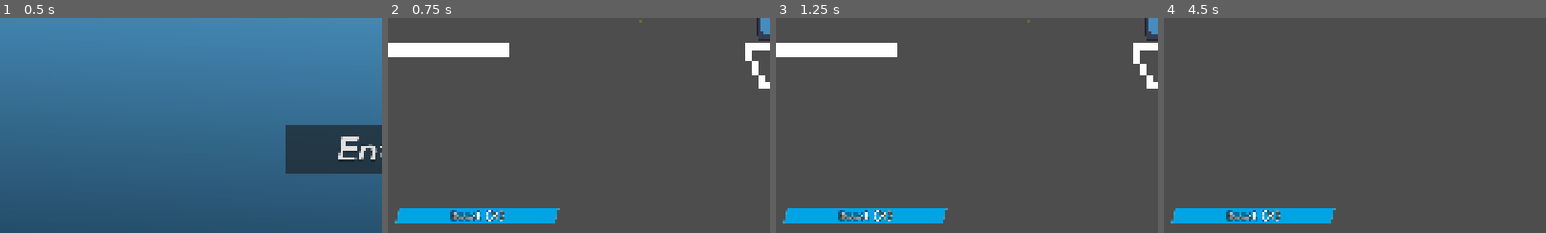
Above: before the commit, frames 1-4 (left to right).
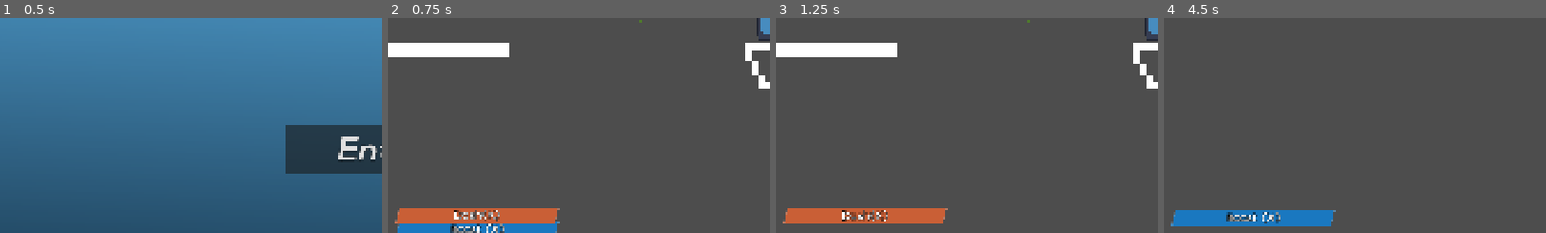
Above: after the commit, the same moments.

Repository: tjr5555/Uncaged
Game: Godot game, scene res://scenes/main_menu.tscn
The game is run twice, just before and just after one commit, with the same random seed, the same clock (stepped at 60 frames per second) and the same inputs. The engine's default icon, where the game draws it, is replaced by a stand-in: a white triangle on a blue panel in a dark square.
Inputs (mouse positions are % of the whole screen's width and height, from its top left):
- Up to frame 1 (0.5 s): no input
- Up to frame 2 (0.75 s): click "Enter" at 0.5 s
- Up to frame 3 (1.25 s): no input
- Up to frame 4 (4.5 s): tap Enter at 1.25 s; move the mouse to (72, 45) at 1.27 s; hold Right (ui_right) 1.28-2 s; hold C (augment) 1.28-2 s; tap E (Dash) at 1.35, 3.05 s; click (72, 45) at 1.42 s; tap Space (ui_accept) at 1.52, 1.82 s; drag from (30, 55) to (8, 51) at 2.02 s; tap C (augment) at 2.75 s; move the mouse to (60, 28) at 2.77 s; hold Left (ui_left) 2.78-3.5 s; tap G (toggle_fly) at 2.85 s; click "Flight Speed Price: 100" at 3.5 s; click "Back" at 4.25 s
The pictures show only the part of the screen within x 0-50%, y 50-100%; the shares and areas given below are measured in that part.

Frame 1 is identical in both runs. In frame 2, 4.8% of the frame differs, in the area x 1-45%, y 88-100%; in frame 3, 3.0%; in frame 4, 3.5%.

Commit message:
10/26 commit

Diff:
--- a/scenes/shop_1.tscn
+++ b/scenes/shop_1.tscn
@@ -1,6 +1,6 @@
 [gd_scene format=3 uid="uid://c7a3i1188tjny"]
 
-[ext_resource type="Script" uid="uid://glwsi83k70dk" path="res://shop_1.gd" id="1_vr6tn"]
+[ext_resource type="Script" uid="uid://glwsi83k70dk" path="res://scripts/shop_1.gd" id="1_vr6tn"]
 [ext_resource type="FontFile" uid="uid://31a0pllxp1ya" path="res://fonts/Play/Play-Bold.ttf" id="2_cyb0u"]
 [ext_resource type="AudioStream" uid="uid://dkxucyotn1yhl" path="res://audio/freesoundeffects-button-click-289742.mp3" id="2_qu5gy"]
 [ext_resource type="AudioStream" uid="uid://ir3c4ch6ieih" path="res://audio/denielcz-immersivecontrol-button-click-sound-463065.mp3" id="2_wfx2d"]
--- a/scenes/shopkeeper.tscn
+++ b/scenes/shopkeeper.tscn
@@ -1,7 +1,7 @@
 [gd_scene format=3 uid="uid://blorw4562ivr"]
 
 [ext_resource type="Texture2D" uid="uid://tcenjagh32p2" path="res://sprites/icon.svg" id="1_gbpxa"]
-[ext_resource type="Script" uid="uid://caoiwv2d3kqvr" path="res://scenes/shopkeeper.gd" id="1_y54bd"]
+[ext_resource type="Script" uid="uid://caoiwv2d3kqvr" path="res://scripts/shopkeeper.gd" id="1_y54bd"]
 
 [sub_resource type="RectangleShape2D" id="RectangleShape2D_rggdb"]
 size = Vector2(512, 320)
--- a/scenes/ui.tscn
+++ b/scenes/ui.tscn
@@ -8,8 +8,12 @@
 bg_color = Color(0.86898494, 0.86898494, 0.8689847, 1)
 skew = Vector2(0.25, 0)
 
+[sub_resource type="StyleBoxFlat" id="StyleBoxFlat_yev5y"]
+bg_color = Color(0.10149247, 0.47206843, 0.7529994, 1)
+skew = Vector2(0.25, 0)
+
 [sub_resource type="StyleBoxFlat" id="StyleBoxFlat_tipki"]
-bg_color = Color(0, 0.64006704, 0.895132, 1)
+bg_color = Color(0.7900338, 0.37471694, 0.21372142, 1)
 skew = Vector2(0.25, 0)
 
 [node name="UI" type="CanvasLayer" unique_id=391863151]
@@ -31,19 +35,37 @@
 custom_minimum_size = Vector2(400, 40)
 layout_mode = 2
 theme_override_styles/background = SubResource("StyleBoxFlat_85g3d")
-theme_override_styles/fill = SubResource("StyleBoxFlat_tipki")
+theme_override_styles/fill = SubResource("StyleBoxFlat_yev5y")
 value = 100.0
 show_percentage = false
 
 [node name="Label" type="Label" parent="MarginContainer/BoostBar" unique_id=752619645]
 layout_mode = 0
-offset_top = 1.0
 offset_right = 400.0
-offset_bottom = 39.0
+offset_bottom = 38.0
 theme_override_constants/outline_size = 5
 theme_override_fonts/font = ExtResource("2_x4jx1")
 theme_override_font_sizes/font_size = 29
 text = "Boost (X)"
+horizontal_alignment = 1
+vertical_alignment = 2
+
+[node name="DashBar" type="ProgressBar" parent="MarginContainer" unique_id=913566755]
+custom_minimum_size = Vector2(400, 40)
+layout_mode = 2
+theme_override_styles/background = SubResource("StyleBoxFlat_85g3d")
+theme_override_styles/fill = SubResource("StyleBoxFlat_tipki")
+value = 100.0
+show_percentage = false
+
+[node name="Label" type="Label" parent="MarginContainer/DashBar" unique_id=994914515]
+layout_mode = 0
+offset_right = 400.0
+offset_bottom = 38.0
+theme_override_constants/outline_size = 5
+theme_override_fonts/font = ExtResource("2_x4jx1")
+theme_override_font_sizes/font_size = 29
+text = "Dash(X)"
 horizontal_alignment = 1
 vertical_alignment = 2
 
--- a/scripts/balloon.gd
+++ b/scripts/balloon.gd
@@ -45,5 +45,5 @@
 		$AudioStreamPlayer2D.play()
 		Global.total_coins += coin_value
 		print(str(Global.total_coins))
-		player.dashes += 1
-		print(str(player.dashes))
+		Global.dashes += 1
+		print(str(Global.dashes))
--- a/scripts/global.gd
+++ b/scripts/global.gd
@@ -1,6 +1,11 @@
 extends Node
 
+enum Mode { GROUND, FLY }
+
+var mode: Mode = Mode.GROUND
 
 var total_coins = 0
 var base_flight_speed: int = 800.0
 var flight_shop_price: float = 100.0
+var max_dashes: int = 2
+var dashes: int = 2
--- a/scripts/player.gd
+++ b/scripts/player.gd
@@ -1,6 +1,4 @@
 extends CharacterBody2D
-
-enum Mode { GROUND, FLY }
 
 signal boost_changed(current: float, maximum: float)
 
@@ -94,10 +92,7 @@
 @onready var camera: Camera2D = get_node_or_null("Camera")
 @onready var base_zoom: Vector2 = camera.zoom if camera else Vector2.ONE
 
-var mode: Mode = Mode.GROUND
-
 var flaps = 1
-var dashes = 2
 var current_dir = 1
 
 var coyote_timer: float = 0.0
@@ -140,23 +135,23 @@
 
 func _physics_process(delta: float) -> void:
 	if Input.is_action_just_pressed("toggle_fly"):
-		_set_mode(Mode.GROUND if mode == Mode.FLY else Mode.FLY)
+		_set_mode(Global.Mode.GROUND if Global.mode == Global.Mode.FLY else Global.Mode.FLY)
 
 	is_boosting = false
 
-	match mode:
-		Mode.GROUND:
+	match Global.mode:
+		Global.Mode.GROUND:
 			_ground_physics(delta)
-		Mode.FLY:
+		Global.Mode.FLY:
 			_fly_physics(delta)
 
 	_update_boost(delta)
 	_update_wind(delta)
 	FLY_CRUISE_SPEED = Global.base_flight_speed
 
-func _set_mode(new_mode: Mode) -> void:
-	mode = new_mode
-	if mode == Mode.FLY:
+func _set_mode(new_mode: Global.Mode) -> void:
+	Global.mode = new_mode
+	if Global.mode == Global.Mode.FLY:
 		motion_mode = MOTION_MODE_FLOATING
 		if velocity.length() > 80.0:
 			heading = velocity.angle()
@@ -181,6 +176,7 @@
 		bird.flip_h = current_dir < 0
 
 
+
 func _update_camera(delta: float, look: Vector2 = Vector2.ZERO, zoom_multiplier: float = 1.0) -> void:
 	if camera == null:
 		return
@@ -191,7 +187,6 @@
 	camera.offset = camera.offset.lerp(look, move_weight)
 	camera.zoom = camera.zoom.lerp(target_zoom, zoom_weight)
 
-
 func _ground_physics(delta: float) -> void:
 	var dir := Input.get_axis("ui_left", "ui_right")
 	var ydir := Input.get_axis("ui_up", "ui_down")
@@ -207,7 +202,7 @@
 	if on_floor:
 		coyote_timer = 0.0
 		flaps = 1
-		dashes = 2
+		Global.dashes = Global.max_dashes
 	else:
 		coyote_timer += delta
 
@@ -228,7 +223,7 @@
 			current_dir = 1 if wall_normal.x > 0.0 else -1
 			bird.flip_h = current_dir < 0
 			flaps = 1
-			dashes = 2
+			Global.dashes = Global.max_dashes
 			coyote_timer = 0.0
 			jump_buffer_timer = 0.0
 			jumped = true
@@ -241,7 +236,6 @@
 
 	if Input.is_action_just_released("ui_accept") and velocity.y < 0.0:
 		velocity.y *= JUMP_CUT
-
 	if Input.is_action_pressed("ui_accept") and not on_floor:
 		hold_timer += delta
 		if hold_timer >= HOLD_DURATION and velocity.y > 0.0:
@@ -273,13 +267,13 @@
 		var accel := FRICTION if on_floor else AIR_FRICTION
 		velocity.x = move_toward(velocity.x, dir * SPEED, accel * delta)
 
-	if Input.is_action_just_pressed("Dash") and dashes > 0:
+	if Input.is_action_just_pressed("Dash") and Global.dashes > 0:
 		var dash_dir := Vector2(dir, ydir)
 		if dash_dir == Vector2.ZERO:
 			dash_dir = Vector2(current_dir, 0)
 		else:
 			dash_dir = dash_dir.normalized()
-		dashes -= 1
+		Global.dashes -= 1
 		wall_lock_timer = 0.0
 		velocity = dash_dir * (DASH_POWER if on_floor else DASH_POWER * 1.4)
 
@@ -290,11 +284,10 @@
 	if is_on_floor() and incoming_speed_y > 50.0 and Input.is_action_pressed("ui_down") and Input.is_action_pressed("augment"):
 		velocity.y = incoming_speed_y * 1.1 * -1.0
 		velocity.x = 0.0
-		dashes = 2
+		Global.dashes = Global.max_dashes
 
 	if is_on_floor() and Input.is_action_pressed("augment") and velocity.y > 50.0:
 		velocity.x += velocity.y
-
 
 func _fly_physics(delta: float) -> void:
 	var turn_input := Input.get_axis(FLY_CCW_ACTION, FLY_CW_ACTION)
@@ -331,7 +324,7 @@
 		target_speed = FLY_MIN_SPEED
 		accel = FLY_BRAKE_DECEL
 	elif boosting:
-		target_speed = FLY_BOOST_SPEED
+		target_speed = FLY_CRUISE_SPEED + 500.0
 		accel = FLY_BOOST_ACCEL
 
 	if speed > target_speed and not braking:
@@ -381,7 +374,7 @@
 
 func _update_wind(delta: float) -> void:
 	var target := 0.0
-	if mode == Mode.FLY:
+	if Global.mode == Global.Mode.FLY:
 		target = smoothstep(WIND_START_SPEED, WIND_FULL_SPEED, speed)
 	wind_amount = move_toward(wind_amount, target, WIND_FADE_SPEED * delta)
 
@@ -408,7 +401,9 @@
 
 		var allowed: int = int(lane_length * lerpf(0.4, 1.0, wind_amount))
 		while line.get_point_count() > allowed:
-			line.remove_point(line.get_point_count() -1)
+			line.remove_point(line.get_point_count() - 1)
+
+
 
 func _update_boost(delta: float) -> void:
 	if is_boosting:
@@ -417,7 +412,7 @@
 	else:
 		boost_regen_timer = maxf(boost_regen_timer - delta, 0.0)
 		if boost_regen_timer <= 0.0:
-			var rate := BOOST_REGEN * (BOOST_GROUND_REGEN_MULT if mode == Mode.GROUND else 1.0)
+			var rate := BOOST_REGEN * (BOOST_GROUND_REGEN_MULT if Global.mode == Global.Mode.GROUND else 1.0)
 			boost = minf(boost + rate * delta, BOOST_MAX)
 
 	if boost != last_emitted_boost:
--- a/scenes/shopkeeper.gd
+++ b/scripts/shopkeeper.gd
@@ -34,8 +34,6 @@
 func _on_area_2d_body_entered(body) -> void:
 	if body.is_in_group("player"):
 		playernear = true
-	else:
-		print("BRO IDIOT IT THE TILEMAP DOESNT COUNT 😂😂😂😂😂😂😂😂😂😂😂😂😂")
 
 
 
--- a/scripts/ui.gd
+++ b/scripts/ui.gd
@@ -1,8 +1,12 @@
 extends CanvasLayer
 
 @onready var boost_bar: ProgressBar = $MarginContainer/BoostBar
+@onready var dash_bar: ProgressBar = $MarginContainer/DashBar
 
 var target_value: float = 100.0
+
+func _ready() -> void:
+	dash_bar.max_value = Global.max_dashes
 
 func set_boost(current: float, maximum: float) -> void:
 	boost_bar.max_value = maximum
@@ -11,3 +15,13 @@
 func _process(delta: float) -> void:
 	boost_bar.value = lerpf(boost_bar.value, target_value, 1.0 - exp(-15.0 * delta))
 	$coinsLabel.text = "Coins: " + str(int(Global.total_coins))
+	dash_bar.value = Global.dashes
+
+	if Global.mode == Global.Mode.FLY:
+		var tween = create_tween().set_parallel()
+		tween.tween_property(boost_bar, "position:y", 25.0, 1.0)
+		tween.tween_property(dash_bar, "position:y", 150, 1.0)
+	else:
+		var tween = create_tween().set_parallel()
+		tween.tween_property(boost_bar, "position:y", 150, 1.0)
+		tween.tween_property(dash_bar, "position:y", 25.0, 1.0)
Renamed: shop_1.gd -> scripts/shop_1.gd
Renamed: shop_1.gd.uid -> scripts/shop_1.gd.uid
Renamed: scenes/shopkeeper.gd.uid -> scripts/shopkeeper.gd.uid
Not shown, changed: README.md
